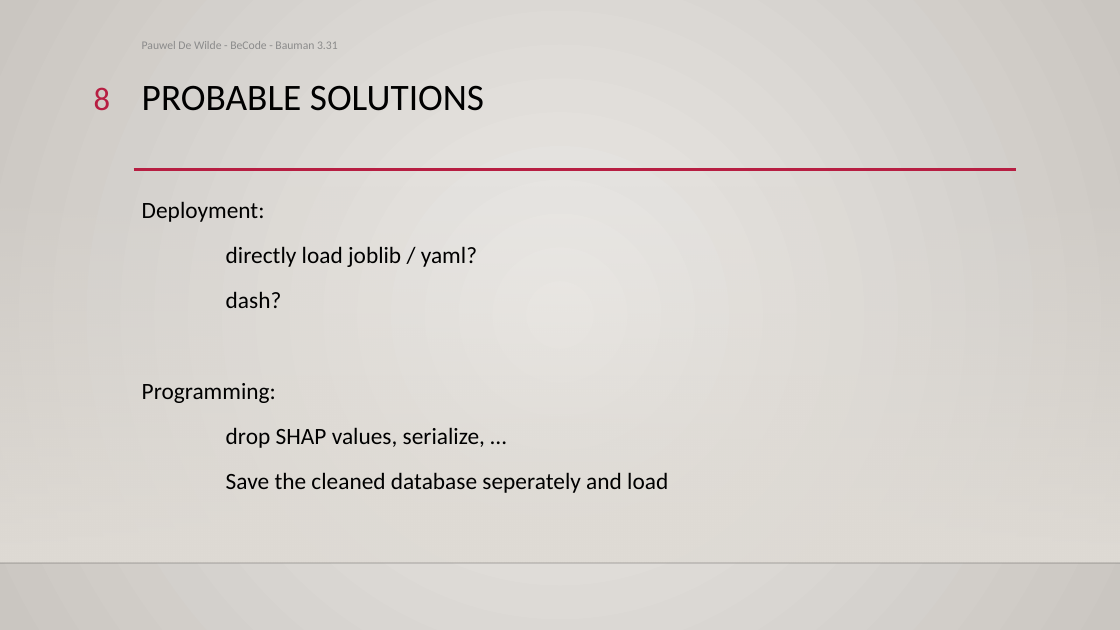
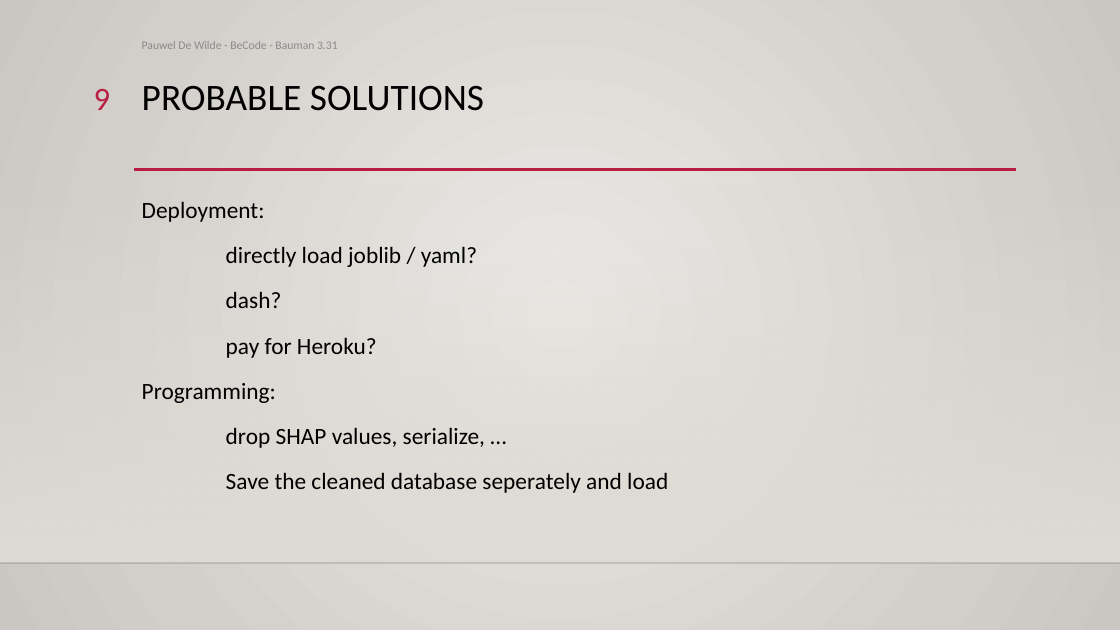
Before and after one commit to Pauwel1/Churn_Deployment, a slide deck: slide 9 of Bank Churners Demo.pptx (slide 8 before the commit). Drawn at 1120x630 pixels with LibreOffice and Linux fonts; fonts in the diff are those of the drawing; background and template pictures are left out. Boxes give left, top, right and bottom in pixels: in the first picture for what was removed or moved away, otherwise in the second. Text is boxed around its words. In the diff, an @@ line names an element or a change of style, - is before the commit and + after.

```diff
--- a/Bank Churners Demo.pptx
+++ b/Bank Churners Demo.pptx
@@ page number at (x1=94, y1=89, x2=111, y2=110): text changed @@
-8
+9
@@ text at (x1=226, y1=337, x2=377, y2=358): paragraph added @@
+pay for Heroku?
```
Also in this commit, not shown: 2 other slides changed, 2 other files.
